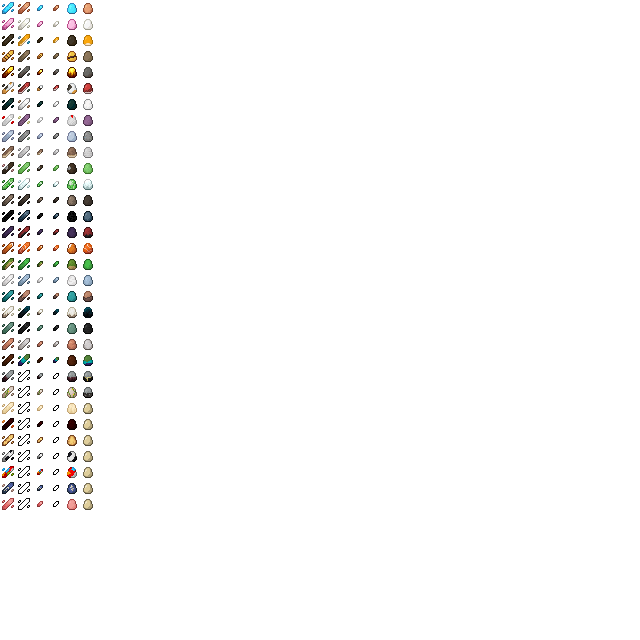
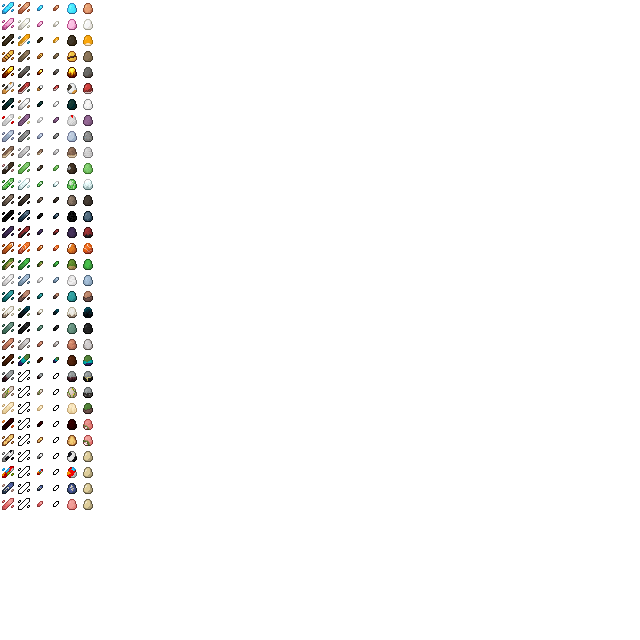
Layer changes from the first 640 x 640 image to the second:
painted on "eggs" over [83, 403, 93, 446]
